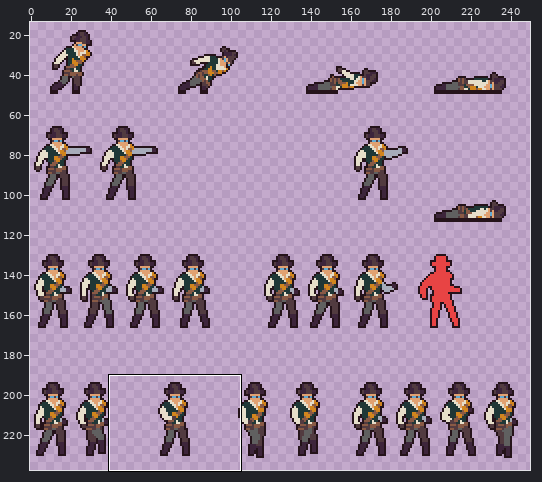
Sprite sheet -- images/player-sheet0.png. The first picture is a wide view before the edit; the outline marks the close-up.
Close-up. As it was:
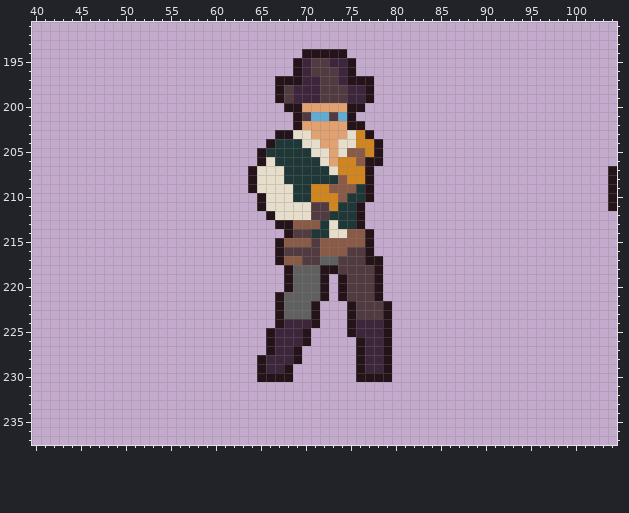
The file is 256x256 pixels. Shown: x 40..104, y 191..237. The old version is drawn lined up with the new one. The wide view leaves out empty margins. The commit also changed other parts of the picture, which this record leaves out.
New version:
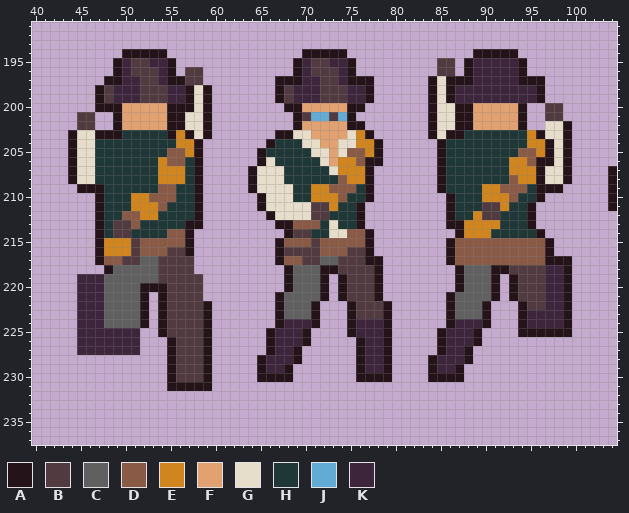
Palette (. is transparent): A #25131a  B #523b40  C #606060  D #895a45  E #d1851e  F #e1a171  G #e6deca  H #1f3736  J #62abd4  K #3d253b
Change:
drawings rearranged on the sheet (the old picture shows each at its new place)
Changed rows in their new state; - is an unchanged pixel.
first column x 44:
194 ------AAAAA----------------------------------AAAAA------
195 -----AKBBKKA-----------------------------BB-AKKKKKA-----
196 -----AKBBBKA-BB--------------------------BB-AKKKKKA-----
197 ----AAKKBBKAABB-------------------------AGAAAKKKKKAAA---
198 ---ABKKKBBBKKAGA------------------------AGAKKKKKKKKKA---
199 ---ABKKKBBBKKAGA------------------------AGAKKKKKKKKKA---
200 ---AAAFFFFFAAAGA------------------------AGGAAFFFFFA--BB-
201 -BB--AFFFFFAAGGA------------------------AGGAAFFFFFA--BB-
202 -BB--AFFFFFAAGGA------------------------AGGAAFFFFFA--GGA
203 AGGAAAHHHHHAEAGA------------------------AGAAHHHHHHHEAGGA
204 AGGHHHHHHHHHEEA--------------------------AHHHHHHHHHEEAGA
205 AGGHHHHHHHHDDEA--------------------------AHHHHHHHHDDEAGA
206 AGGHHHHHHHEDDHA--------------------------AHHHHHHHEEDAAGA
207 AGGHHHHHHHEEEHA--------------------------AHHHHHHHEEEAGGA
208 AGGHHHHHHHEEEHA--------------------------AHHHHHHHDEEAGGA
209 -AAAHHHHHHDDHHA--------------------------AHHHHEEDDDHAAA-
210 ---AHHHEEDDDHHA---------------------------AHHHEEEDHHA---
211 ---AHHHEEEDHHHA---------------------------AHHHBBEHHA----
212 ---AHHDDEEHHHHA---------------------------AHHEBBHHHA----
213 ---AHBBDHHHHHAA---------------------------AAEEEEHHHA----
214 ---AHBBHHHHDDA-----------------------------AEEEHHHHHA---
215 ---AEEEBDDDDDA----------------------------ADDDDDDDDDDA--
216 ---AEEEBDDDBBA----------------------------ADDDDDDDDDDA--
217 ---ADDBBCCBBBB----------------------------ADDDDDDDDDDAAA
218 ----ACCCCCBBBB-----------------------------ACCCAABBBBKKA
219 -KKKCCCCCCBBBBB----------------------------ACCCA-ABBBKKA
220 -KKKCCCCAAABBBB----------------------------ACCCA-ABBBKKA
221 -KKKCCCCA-ABBBB---------------------------ACCCCA-ABBBKKA
222 -KKKCCCCA-ABBBBA--------------------------ACCCA---ABBKKA
223 -KKKCCCCA-ABBBBA--------------------------ACCCA---AKKKKA
224 -KKKCCCCA-ABBBBA--------------------------AKKKA---AKKKKA
225 -KKKKKKK--ABBBBA-------------------------AKKKA----AAAAAA
226 -KKKKKKK---ABBBA-------------------------AKKKA----------
227 -KKKKKKK---ABBBA-------------------------AKKA-----------
228 -----------ABBBA------------------------AKKKA-----------
229 -----------ABBBA------------------------AKKA------------
230 -----------ABBBA------------------------AAAA------------
231 -----------AAAAA----------------------------------------
Pixel boxes of the changes (left, top, right, bottom) in both close-ups:
added: (68, 49, 212, 391)
added: (428, 49, 572, 382)
